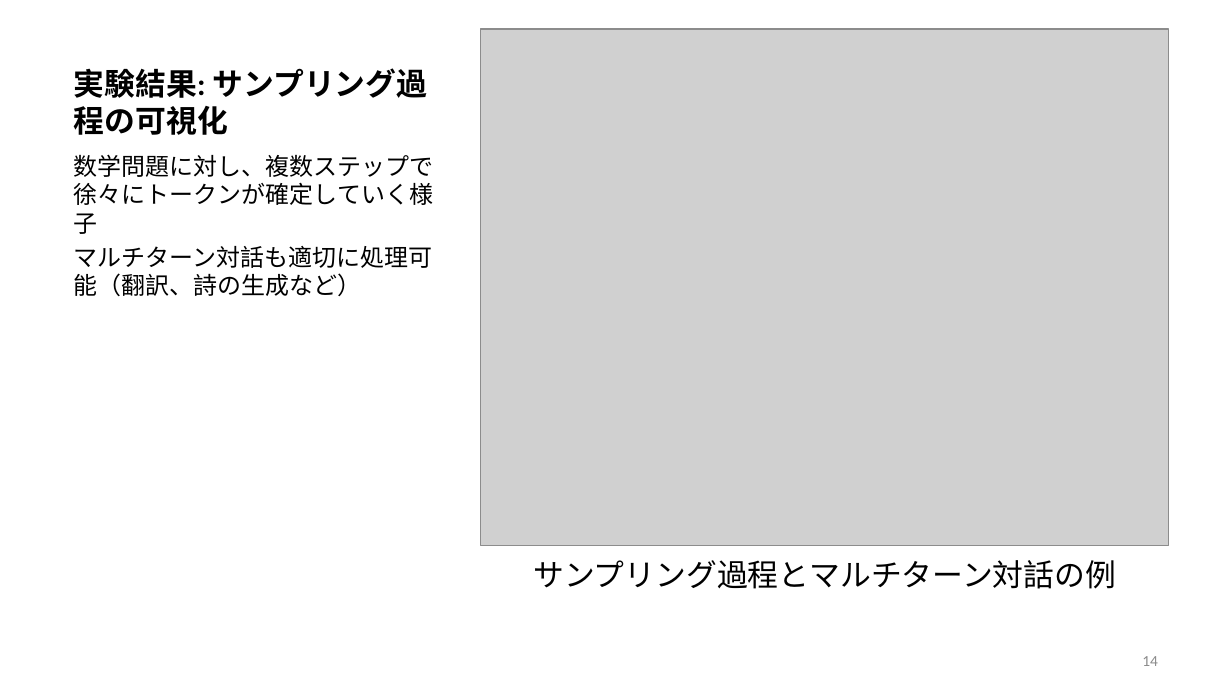
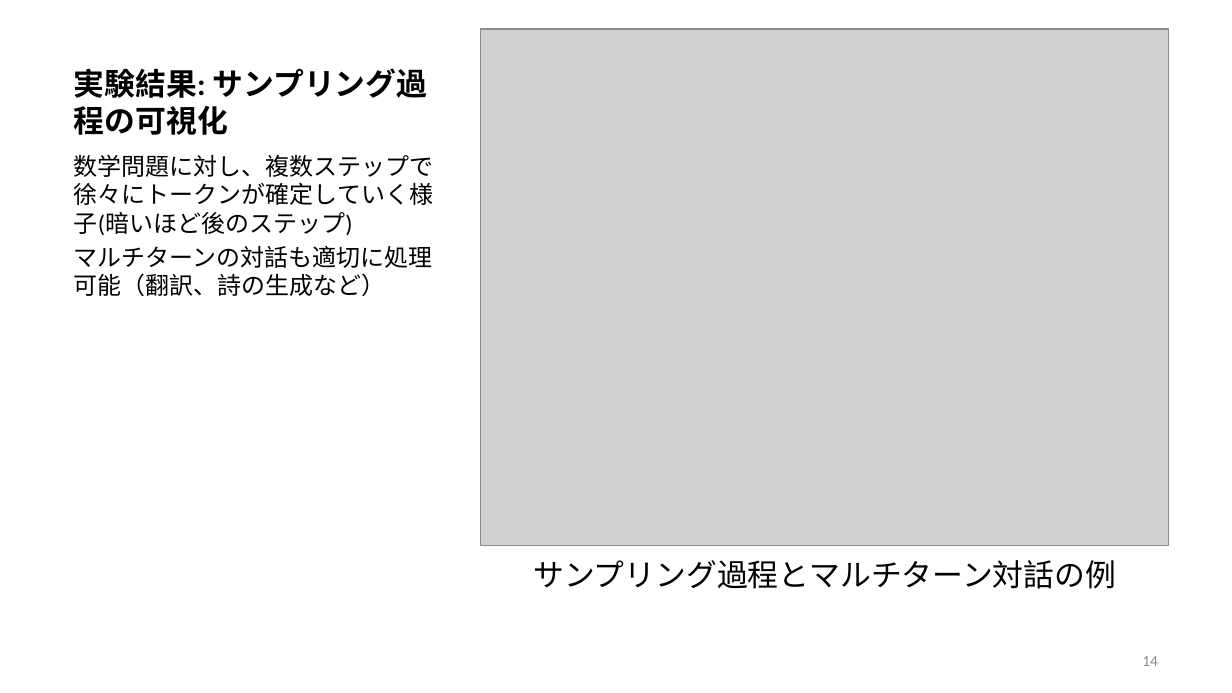
Before and after one commit to frinfo702/research-v1, a slide deck: slide 14 of presentation/decks/LLaDA/LLaDA_ja.pptx. Drawn at 1232x693 pixels with LibreOffice and Linux fonts; fonts in the diff are those of the drawing; grey boxes stand for pictures. Boxes give left, top, right and bottom in pixels: in the first picture for what was removed or moved away, otherwise in the second. Text is boxed around its words. In the diff, an @@ line names an element or a change of style, - is before the commit and + after.

```diff
--- a/presentation/decks/LLaDA/LLaDA_ja.pptx
+++ b/presentation/decks/LLaDA/LLaDA_ja.pptx
@@ text at [74,154,434,296]: text changed @@
-数学問題に対し、複数ステップで徐々にトークンが確定していく様子
-マルチターン対話も適切に処理可能（翻訳、詩の生成など）
+数学問題に対し、複数ステップで徐々にトークンが確定していく様子(暗いほど後のステップ)
+マルチターンの対話も適切に処理可能（翻訳、詩の生成など）
```
Also in this commit, not shown: 14 other slides changed, 6 other files.
